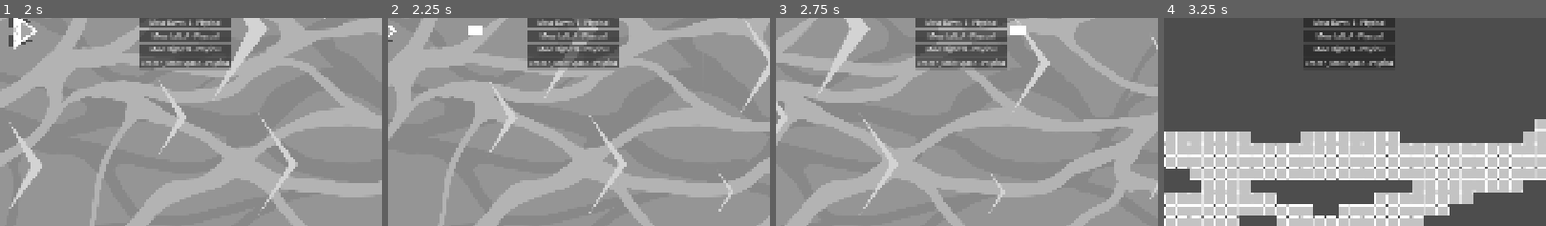
Above: before the commit, frames 1-4 (left to right).
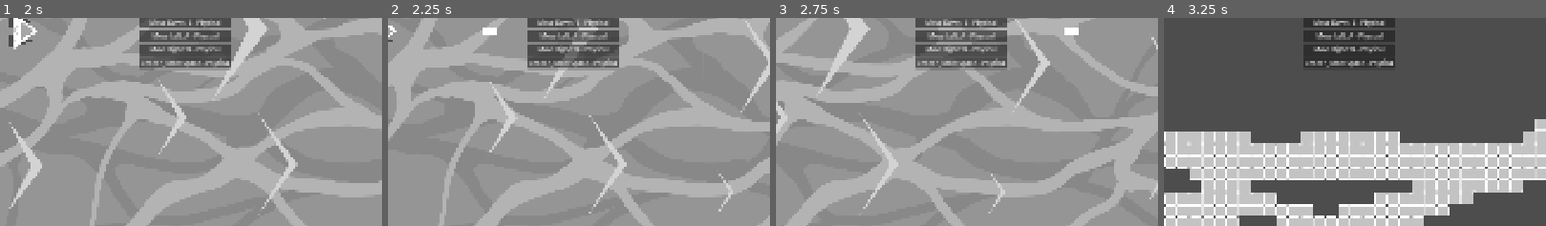
Above: after the commit, the same moments.

Repository: Yuna-Fr/AccessibilityGame
Game: Godot game, scene res://Scenes/Lvl_Main.tscn
Same seed, same stepped clock (60 frames per second), same inputs: the game is played once before the commit and once after it.
Inputs:
- Up to frame 1 (2 s): tap Enter at 0.5 s; hold Space (Action) 0.53-1.28 s; hold D (Move_Right) from 0.53 s (still down); tap W (Move_Up) at 0.77, 1.52 s; tap Q (SwapScene) at 1.35 s
- Up to frame 2 (2.25 s): release D (Move_Right) at 2.03 s; hold A (Move_Left) from 2.03 s (still down); hold Space (Action) from 2.03 s (still down)
- Up to frame 3 (2.75 s): keep holding A (Move_Left); keep holding Space (Action)
- Up to frame 4 (3.25 s): release A (Move_Left) at 2.78 s; release Space (Action) at 2.78 s; hold D (Move_Right) from 2.78 s (still down); tap Q (SwapScene) at 2.85 s; tap W (Move_Up) at 3.02 s
The pictures show only the part of the screen within x 26-76%, y 46-96%; the shares and areas given below are measured in that part.

Frame 1 is identical in both runs. In frame 2, 0.3% of the frame differs, in the area x 21-29%, y 3-9%; in frame 3, 0.3%, in the area x 61-80%, y 3-9%; in frame 4, nothing differs.

Commit message:
adjusting bullet speed

Diff:
--- a/Prefabs/P_Bullet.tscn
+++ b/Prefabs/P_Bullet.tscn
@@ -6,14 +6,15 @@
 size = Vector2(100, 115)
 
 [sub_resource type="RectangleShape2D" id="RectangleShape2D_f6gr6"]
-size = Vector2(40, 22)
+size = Vector2(36, 20)
 
 [node name="Bullet" type="Area2D" unique_id=886213767]
 script = ExtResource("1_hlsg0")
+speed = 1000.0
 
 [node name="MeshInstance2D" type="MeshInstance2D" parent="." unique_id=1382922189]
 position = Vector2(-1.847744e-06, -2.682209e-07)
-scale = Vector2(0.4, 0.19)
+scale = Vector2(0.358, 0.17)
 mesh = SubResource("QuadMesh_334r5")
 
 [node name="CollisionShape2D" type="CollisionShape2D" parent="." unique_id=2135757618]
